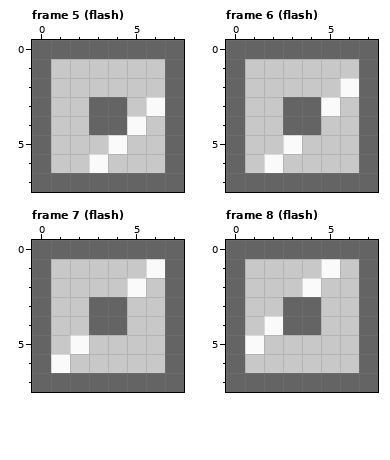
Pixel-art file, stored at Samples/Tetris/Tetris/Assets/tetro.aseprite. Above: the version before the commit.
8x8 pixels, 12 frames. Shown: frame 5 (flash), frame 6 (flash), frame 7 (flash), frame 8 (flash). The commit also changed other frames, which this record leaves out.
Once edited:
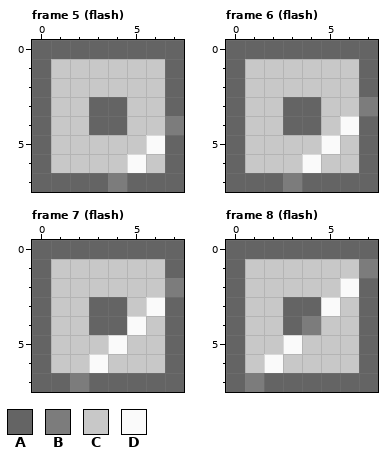
Palette (. is transparent): A #646464  B #7c7c7c  C #c8c8c8  D #fafafa
Edits made:
--- frame 5 (flash)
@@ x 0..7 @@
 2 ACCCCCCA
-3 ACCAACDA
-4 ACCAADCA
-5 ACCCDCCA
-6 ACCDCCCA
-7 AAAAAAAA
+3 ACCAACCA
+4 ACCAACCB
+5 ACCCCCDA
+6 ACCCCDCA
+7 AAAABAAA
--- frame 6 (flash)
@@ x 0..7 @@
 1 ACCCCCCA
-2 ACCCCCDA
-3 ACCAADCA
-4 ACCAACCA
-5 ACCDCCCA
-6 ACDCCCCA
-7 AAAAAAAA
+2 ACCCCCCA
+3 ACCAACCB
+4 ACCAACDA
+5 ACCCCDCA
+6 ACCCDCCA
+7 AAABAAAA
--- frame 7 (flash)
@@ x 0..7 @@
 0 AAAAAAAA
-1 ACCCCCDA
-2 ACCCCDCA
-3 ACCAACCA
-4 ACCAACCA
-5 ACDCCCCA
-6 ADCCCCCA
-7 AAAAAAAA
+1 ACCCCCCA
+2 ACCCCCCB
+3 ACCAACDA
+4 ACCAADCA
+5 ACCCDCCA
+6 ACCDCCCA
+7 AABAAAAA
--- frame 8 (flash)
@@ x 0..7 @@
 0 AAAAAAAA
-1 ACCCCDCA
-2 ACCCDCCA
-3 ACCAACCA
-4 ACDAACCA
-5 ADCCCCCA
-6 ACCCCCCA
-7 AAAAAAAA
+1 ACCCCCCB
+2 ACCCCCDA
+3 ACCAADCA
+4 ACCABCCA
+5 ACCDCCCA
+6 ACDCCCCA
+7 ABAAAAAA
